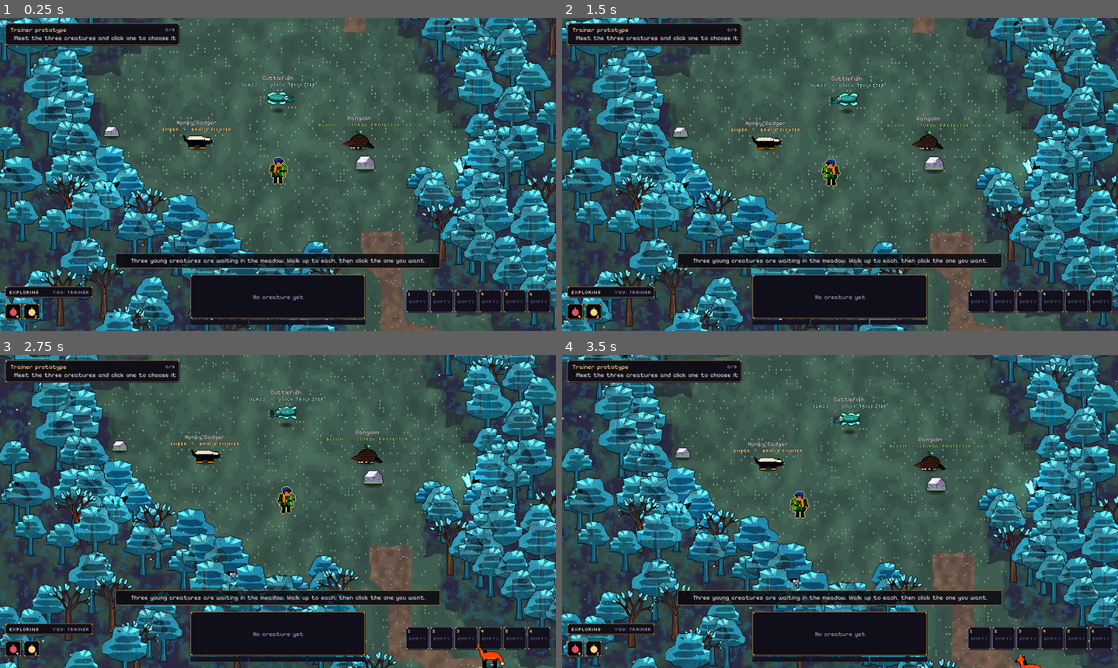
Above: before the commit, frames 1-4 (two rows, left to right).
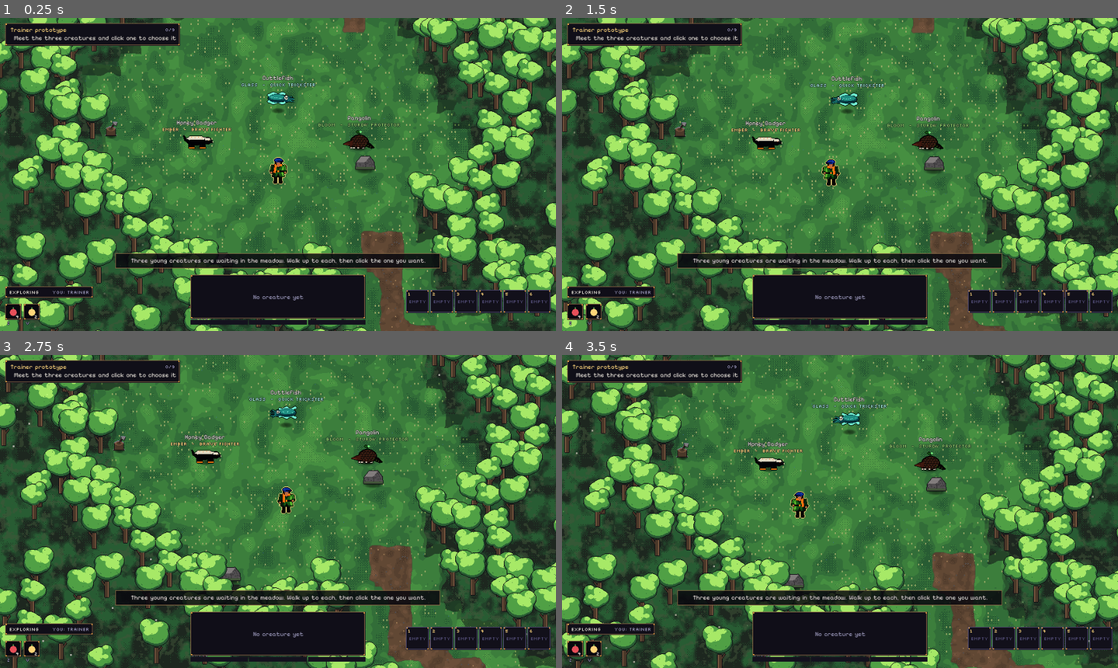
Above: after the commit, the same moments.

Repository: qmkDuran/my-own-art
Game: Godot game, scene res://scenes/tamer.tscn
The game is run twice, just before and just after one commit, with the same random seed, the same clock (stepped at 60 frames per second) and the same inputs.
Inputs (mouse positions are in pixels of both pictures, inside the frame that each line leads up to):
- Up to frame 1 (0.25 s): no input
- Up to frame 2 (1.5 s): tap Enter at 0.5 s; drag from (1040, 309) to (895, 105) at 0.52 s; drag from (728, 190) to (812, 237) at 1.27 s
- Up to frame 3 (2.75 s): move the mouse to (333, 442) at 2.02 s; hold Tab (overlay) from 2.03 s (still down); tap L (filter) at 2.1 s; click (333, 442) at 2.17 s
- Up to frame 4 (3.5 s): release Tab (overlay) at 2.75 s; drag from (812, 574) to (673, 464) at 2.77 s

The runs differ from the first frame. In frame 1, 75% of the frame differs, in the area x 0-100%, y 0-100%; in frame 2, 75%; in frame 3, 74%; in frame 4, 74%.

Commit message:
Route look (leafy trees, tall-grass patches where packs roam, daylit ground), slow-time as a cool grey wash under the overlay, rivals kept away from camp, stills for slow-time, stagger, rival battle, Sync Lens, sanctuary and route; VISION.md and notes record the gauge combat model
Co-Authored-By: Claude Opus 5.5 <noreply@anthropic.com>
Claude-Session: https://claude.ai/code/session_01YABBJVPWvaqtn34m5VQVCp

Diff:
--- a/game/data/biomes/tamer_glade.json
+++ b/game/data/biomes/tamer_glade.json
@@ -1,6 +1,6 @@
 {
- "_doc": "Biome rules for the trainer prototype's meadow: a Glasswood clearing country without the city wall. The starters wait in the start clearing; the camp clearing is the rest point. No packs from the generator (count 0): wild creatures are placed by TamerSpawner from data/tamer/tamer.json.",
- "name": "The Glass Meadow",
+ "_doc": "Biome rules for the trainer prototype's route: a sunny meadow of leafy trees and a stream, a dirt path from the start to the camp and on to the far clearings, rocks and signposts. Wild creatures roam in tall-grass patches (TamerSpawner); rival trainers stand on the route. No packs from the generator.",
+ "name": "Route 1",
  "cols": 110,
  "rows": 74,
  "cell": 32,
@@ -181,59 +181,59 @@
   ],
   "grove": [
    {
-    "kind": "crystal_big",
+    "kind": "rock_b",
     "at": [
      -40,
      -20
     ]
    },
    {
-    "kind": "crystal",
+    "kind": "stump",
     "at": [
      36,
-     -34
-    ]
-   },
-   {
-    "kind": "statue_deer",
+     -30
+    ]
+   },
+   {
+    "kind": "signpost",
     "at": [
      30,
      30
-    ]
+    ],
+    "sign": "road"
    }
   ],
   "glade": [
    {
-    "kind": "rock_b",
+    "kind": "rock_a",
     "at": [
      -50,
      -30
     ]
    },
    {
-    "kind": "crystal",
+    "kind": "signpost",
     "at": [
      50,
      20
-    ]
+    ],
+    "sign": "road"
    }
   ]
  },
  "trees": {
-  "edge_spacing": 38,
-  "deep_spacing": 70,
+  "edge_spacing": 40,
+  "deep_spacing": 72,
   "edge_depth": 3,
   "kinds": {
-   "tree_a": 34,
-   "tree_b": 22,
-   "tree_c": 32,
-   "tree_dead": 12
+   "tree_leafy_a": 55,
+   "tree_leafy_b": 45
   }
  },
  "edge_props": {
-  "crystal": 16,
-  "rock_a": 12,
-  "crystal_big": 4
+  "rock_a": 16,
+  "rock_b": 8,
+  "stump": 6
  },
  "packs": {
   "count": 0,
@@ -253,13 +253,28 @@
  },
  "ambient": {
   "darkness": [
+   1.12,
    1.1,
-   1.16,
-   1.18
-  ],
-  "motes": 50,
-  "scenery_gain": 1.8,
-  "prop_gain": 1.45
- },
- "wake_range": 240.0
+   1.0
+  ],
+  "motes": 30,
+  "motes_color": "gold",
+  "scenery_gain": 1.0,
+  "prop_gain": 1.0
+ },
+ "wake_range": 240.0,
+ "ground": {
+  "c_moss_dk": "leaf_dk",
+  "c_moss": "leaf",
+  "c_moss_lt": "leaf_lt",
+  "c_glass_dp": "moss_lt",
+  "c_glass_dk": "leaf_dk",
+  "c_glass": "sea",
+  "c_glass_lt": "sea_lt",
+  "c_glint": "bone",
+  "c_ink": "moss_dk",
+  "c_earth_dk": "earth",
+  "c_earth": "earth_lt",
+  "c_earth_lt": "skin"
+ }
 }
--- a/game/data/props.json
+++ b/game/data/props.json
@@ -1202,5 +1202,47 @@
   "light": "",
   "flat": false,
   "glow": false
+ },
+ "tree_leafy_a": {
+  "size": [
+   64,
+   88
+  ],
+  "frames": 1,
+  "foot": [
+   10,
+   8
+  ],
+  "light": "",
+  "flat": false,
+  "glow": false
+ },
+ "tree_leafy_b": {
+  "size": [
+   56,
+   76
+  ],
+  "frames": 1,
+  "foot": [
+   10,
+   8
+  ],
+  "light": "",
+  "flat": false,
+  "glow": false
+ },
+ "tall_grass": {
+  "size": [
+   28,
+   20
+  ],
+  "frames": 3,
+  "foot": [
+   0,
+   0
+  ],
+  "light": "",
+  "flat": false,
+  "glow": false
  }
 }
--- a/game/data/tamer/tamer.json
+++ b/game/data/tamer/tamer.json
@@ -53,7 +53,7 @@
  "wild": {
   "wake_range": 210,
   "chase_leash": 520,
-  "wander": 140,
+  "wander": 80,
   "think": 0.25,
   "basic_range_slack": 0.85,
   "life_mult": 0.9,
@@ -345,7 +345,7 @@
     "id": "ivo",
     "name": "Ivo",
     "sprite": "rival_ivo",
-    "route": 0.5,
+    "route": 0.6,
     "team": [
      [
       "maned_wolf",
--- a/game/scripts/tamer/slow_time.gd
+++ b/game/scripts/tamer/slow_time.gd
@@ -1,16 +1,17 @@
 class_name SlowTime
 extends CanvasLayer
 ## Tactical slow-time: while a move is aimed, time runs at a fraction (a moment to think, never a pause), the world
-## drains toward grey and the battle vignette deepens. It lasts at most `max_real` real seconds; then the move goes
+## washes toward a cool grey and the battle vignette deepens. It lasts at most `max_real` real seconds; then the move goes
 ## off on its own (TamerInput.release_aim).
 
-const LAYER: int = 3
+const LAYER: int = 1                    ## under the overlay (the move ghost and words stay bright)
 const FADE: float = 0.12
+const WASH: float = 0.38
+const DRAIN := Color(0.42, 0.46, 0.56)   ## a cool grey wash over the world (over the HUD's lower layers only)
 
 var g: TamerGame
 var on: bool = false
 var _rect := ColorRect.new()
-var _mat := ShaderMaterial.new()
 var _real_left: float = 0.0
 
 
@@ -18,8 +19,7 @@
 	g = game
 	layer = LAYER
 	process_mode = Node.PROCESS_MODE_ALWAYS
-	_mat.shader = preload("res://shaders/slow_time.gdshader")
-	_rect.material = _mat
+	_rect.color = Color(DRAIN, 0.0)
 	_rect.set_anchors_preset(Control.PRESET_FULL_RECT)
 	_rect.mouse_filter = Control.MOUSE_FILTER_IGNORE
 	_rect.visible = false
@@ -32,7 +32,7 @@
 	_real_left = float(S["max_real"])
 	HitStop.set_base(float(S["scale"]))
 	_rect.visible = true
-	create_tween().set_ignore_time_scale().tween_method(_amount, 0.0, 0.6, FADE)
+	create_tween().set_ignore_time_scale().tween_method(_amount, 0.0, WASH, FADE)
 	g.hud.vignette(true)
 
 
@@ -41,13 +41,13 @@
 		return
 	on = false
 	HitStop.set_base(1.0)
-	create_tween().set_ignore_time_scale().tween_method(_amount, 0.6, 0.0, FADE)
+	create_tween().set_ignore_time_scale().tween_method(_amount, WASH, 0.0, FADE)
 	if not g.battle.on:
 		g.hud.vignette(false)
 
 
 func _amount(v: float) -> void:
-	_mat.set_shader_parameter("amount", v)
+	_rect.color = Color(DRAIN, v)
 	_rect.visible = v > 0.01
 
 
--- a/game/scripts/tamer/tamer_game.gd
+++ b/game/scripts/tamer/tamer_game.gd
@@ -14,6 +14,8 @@
 const ROOF_ROOM: float = 60.0
 const ROUTE_REACH: float = 0.92         ## the last rival stands just short of the far clearing
 const RIVAL_ROOM: float = 10.0
+const CAMP_AWAY: float = 600.0
+const ROUTE_STEP: float = 0.05
 const RIVAL_CLEAR: float = 300.0
 const FLASH_GAIN: float = 0.35          ## the meadow is daylit: hit lights only need to warm the ground
 
@@ -108,7 +110,7 @@
 	Fx.motes(camera, MOTES_EXTENTS, MOTES, Pal.c("glint", 0.8))
 	spawner.spawn_all()
 	aim = AimPreview.new()
-	fx_layer.add_child(aim)
+	Overlay.layer.add_child(aim)                             # above the slow-time wash
 	aim.clear()
 	slow = SlowTime.new()
 	add_child(slow)
@@ -162,7 +164,10 @@
 		if not bool(cl.get("secret", false)) and at.distance_to(layout.start) > far.distance_to(layout.start):
 			far = at
 	for d: Dictionary in TamerData.rule("rivals.trainers"):
-		var at: Vector2 = layout.free_spot_near(layout.start.lerp(far, float(d["route"]) * ROUTE_REACH), RIVAL_ROOM)
+		var f: float = float(d["route"]) * ROUTE_REACH
+		while layout.start.lerp(far, f).distance_to(camp_point()) < CAMP_AWAY and f < ROUTE_REACH:
+			f += ROUTE_STEP                                    # not at the camp: resting must stay peaceful
+		var at: Vector2 = layout.free_spot_near(layout.start.lerp(far, f), RIVAL_ROOM)
 		var r := RivalTrainer.new().setup(self, d, at)
 		world.add_child(r)
 		rivals.append(r)
--- a/game/scripts/tamer/tamer_spawner.gd
+++ b/game/scripts/tamer/tamer_spawner.gd
@@ -9,6 +9,8 @@
 const T := ZoneLayout.T
 const MEMBER_SPREAD := Vector2(60, 44)
 const MEMBER_TRIES: int = 30
+const GRASS_TUFTS: int = 22
+const GRASS_SPREAD := Vector2(100, 60)
 const SEED_OFFSET: int = 31
 
 var g: TamerGame
@@ -45,6 +47,20 @@
 		if packs.any(func(p: Dictionary) -> bool: return (p["pos"] as Vector2).distance_to(pos) < float(S["spacing"]) * g.layout.cell):
 			continue
 		packs.append({"pos": pos, "progress": pos.distance_to(g.layout.start) / far})
+		_grass(pos)
+
+
+## A patch of tall grass where the pack roams (decoration: nothing collides with it).
+func _grass(center: Vector2) -> void:
+	for k: int in GRASS_TUFTS:
+		var at: Vector2 = center + Vector2(rng.randf_range(-GRASS_SPREAD.x, GRASS_SPREAD.x), rng.randf_range(-GRASS_SPREAD.y, GRASS_SPREAD.y))
+		if not g.layout.point_free(at, 4.0):
+			continue
+		var s: Sprite2D = PropSprite.make("tall_grass", k % 3)
+		s.position = at.round()
+		s.flip_h = rng.randf() < 0.5
+		s.modulate = ZoneView.prop_tint()
+		g.world.add_child(s)
 
 
 func _cell_ok(c: Vector2i, S: Dictionary, camp: Vector2) -> bool:
--- a/game/shaders/slow_time.gdshader
+++ /dev/null
@@ -1,11 +0,0 @@
-// Tactical slow-time (the trainer prototype): the world drains toward a cool grey while a move is being aimed.
-shader_type canvas_item;
-
-uniform sampler2D screen : hint_screen_texture, filter_nearest;
-uniform float amount : hint_range(0.0, 1.0) = 0.0;
-
-void fragment() {
-	vec4 c = texture(screen, SCREEN_UV);
-	float l = dot(c.rgb, vec3(0.3, 0.59, 0.11));
-	COLOR = vec4(mix(c.rgb, vec3(l) * vec3(0.92, 0.96, 1.06), amount), 1.0);
-}
--- a/game/tests/tamer_shots.gd
+++ b/game/tests/tamer_shots.gd
@@ -3,8 +3,8 @@
 ## xvfb). --only=NAME picks one scene (SHOTS). Each is
 ## staged in the real prototype (moved into place, then played for real) and saved as NAME_<w>x<h>.png in --out.
 
-const SHOTS: Array[String] = ["meeting", "exploring", "battle_start", "battle", "befriend", "victory", "info", "shiny", "swap",
-	"camp", "camp_panel", "hud"]
+const SHOTS: Array[String] = ["meeting", "route", "battle_start", "slow_aim", "stagger", "rival", "sync", "victory", "info",
+	"shiny", "swap", "camp", "camp_panel", "sanctuary", "hud"]
 const HUD_CROP: float = 0.3             ## the bottom share of the screen kept for the HUD close-up
 
 var g: TamerGame
@@ -93,13 +93,13 @@
 	await _save("meeting")
 
 
-func _shot_exploring() -> void:
+func _shot_route() -> void:
 	_team(0, [])
 	_place(g.layout.start + Vector2(40, 60))
 	_clear_wild(500.0)
 	g.trainer.walk_to(g.trainer.global_position + Vector2(120, 20))
 	await _wait(1.2)
-	await _save("exploring")
+	await _save("route")
 
 
 ## The battle-start beat: right-click a wild creature; "Go!", the leap, the vignette.
@@ -115,27 +115,30 @@
 	await _save("battle_start")
 
 
-## Mid-battle: holding W shows the ghost of the move, the mouse is on its icon (tooltip), a red warning is coming.
-func _shot_battle() -> void:
+## Mid-battle: holding W slows time (grey, vignette), shows the ghost of the move and its tooltip.
+func _shot_slow_aim() -> void:
 	_team(0, [])
 	_place(g.layout.start + Vector2(40, 60))
 	_clear_wild(1400.0)
 	await _wait(1.0)
 	var foes: Array[Creature] = [_wild("tas_devil", Vector2(190, -10)), _wild("maned_wolf", Vector2(230, 40))]
+	for f: Creature in foes:
+		f.rec.life_boost = 3.0                            # sturdy enough to still be fighting in the still
+		f.rec.life = f.rec.max_life()
 	g.battle.engage(foes[0])
+	g.battle.add_fighter(foes[1])
 	await _wait(1.6)
-	var p: Creature = g.field.partner
+	g.team.gauge = 2.4
 	g.input.cursor_override = foes[1].global_position
-	g.aim.aim(p, "ember_pounce")
+	g.input.start_aim(1)
 	g.hud.forced_tip = 1
-	p.cast("claw_rush", foes[0].global_position)
-	await _wait(0.07)
-	await _save("battle")
+	await _wait(0.3)
+	await _save("slow_aim")
 	g.hud.forced_tip = -1
-	g.aim.clear()
-
-
-func _shot_befriend() -> void:
+	g.input.release_aim(1)
+
+
+func _shot_sync() -> void:
 	_team(2, [])
 	_place(g.layout.start + Vector2(30, 60))
 	_clear_wild(1400.0)
@@ -144,9 +147,11 @@
 	_hold(wolf)
 	wolf.receive_hit(wolf.rec.max_life() * 0.65, Vector2.RIGHT, 0.0, 0.0, null)
 	await _wait(0.4)
-	g.befriend.request()
-	await _wait(1.3)
-	await _save("befriend")
+	g.lens.set_meta("held", true)
+	g.lens.request()
+	await _wait(1.0)
+	await _save("sync")
+	g.lens.set_meta("held", false)
 
 
 func _shot_victory() -> void:
@@ -237,3 +242,42 @@
 	g.team.members[2].knock_out()
 	await _wait(0.3)
 	await _save("hud", HUD_CROP)
+
+
+## A staggered devil reeling (gold), the gauge full, the ring around the fight.
+func _shot_stagger() -> void:
+	_team(0, [])
+	_place(g.layout.start + Vector2(40, 60))
+	_clear_wild(1400.0)
+	await _wait(1.0)
+	var foe: Creature = _wild("tas_devil", Vector2(150, 0))
+	g.battle.engage(foe)
+	await _wait(1.2)
+	g.team.gauge = 3.0
+	foe.stagger.add(foe.stagger.max_value())
+	g.field.partner.cast("badger_bite", foe.global_position)
+	await _wait(0.5)
+	await _save("stagger")
+
+
+## A rival trainer battle: Ivo's creature in the ring, both trainers standing back.
+func _shot_rival() -> void:
+	_team(0, ["aye_aye"])
+	_clear_wild(1400.0)
+	var r: RivalTrainer = g.rivals[0]
+	_place(r.global_position + Vector2(-230, 20))
+	g.field.partner.global_position = g.trainer.global_position
+	await _wait(float(TamerData.rule("rivals.talk_time")) + 2.6)
+	await _save("rival")
+
+
+func _shot_sanctuary() -> void:
+	_team(0, ["aye_aye", "pangolin"])
+	for k: String in ["maned_wolf", "tas_devil", "maned_wolf"]:
+		g.team.sync(CreatureRecord.make(k, 2, false))
+	_place(g.camp_point() + Vector2(10, 52))
+	await _wait(1.5)
+	g.hud.camp_panel.close()
+	g.hud.sanctuary.open()
+	await _wait(0.3)
+	await _save("sanctuary")
Binary file added: game/art/props/tall_grass.png
Binary file added: game/art/props/tree_leafy_a.png
Binary file added: game/art/props/tree_leafy_b.png
Not shown, removed: game/shaders/slow_time.gdshader.uid
Not shown, changed: TAMER_NOTES.md
Not shown, changed: VISION.md
Not shown, changed: tools/tamer_shots.sh
